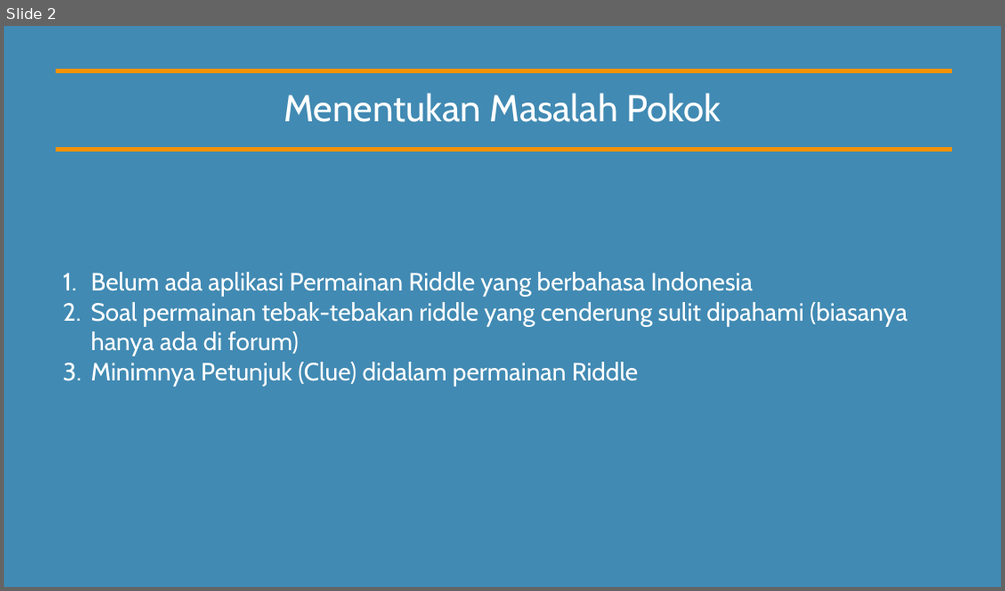
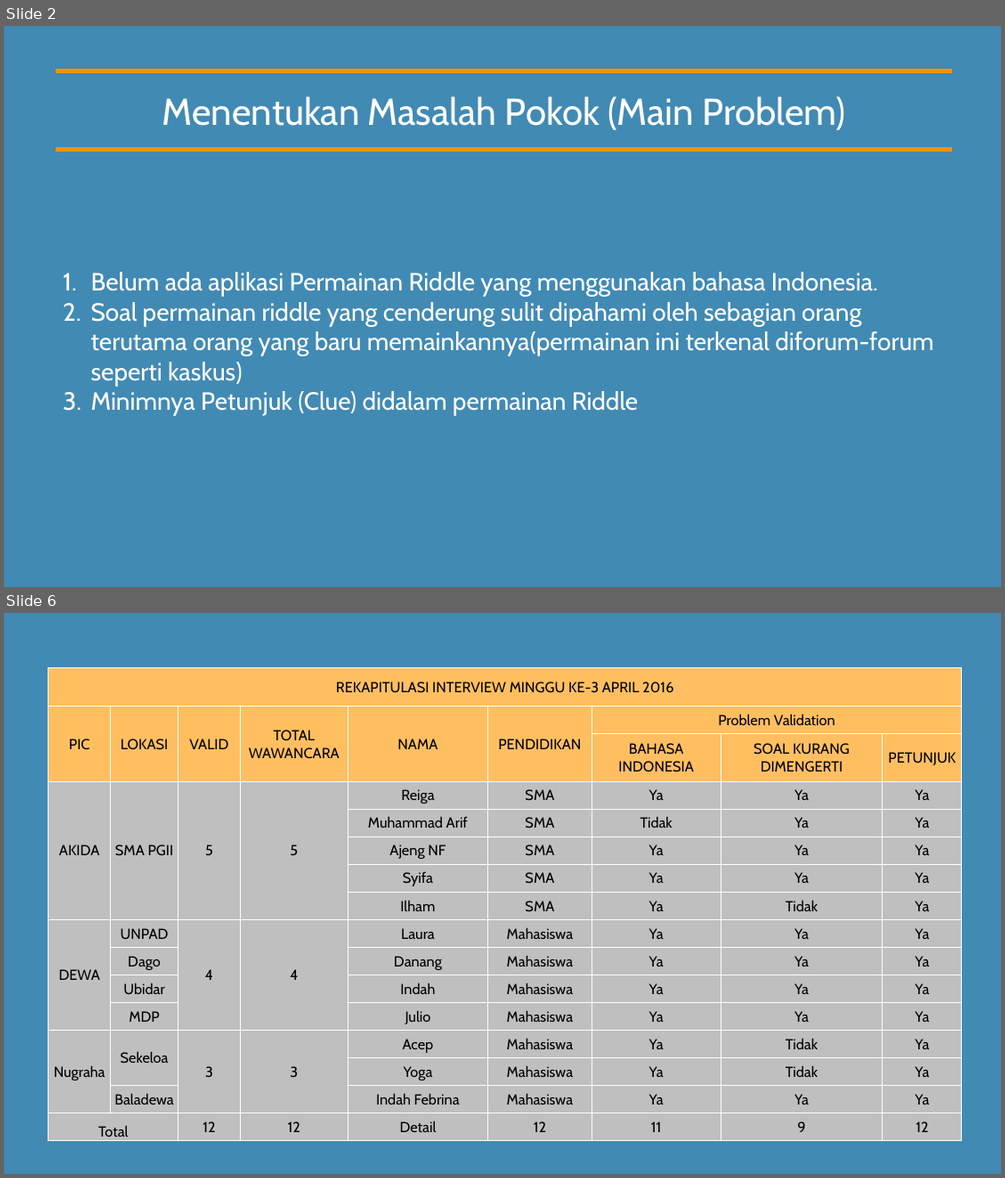
Before and after one commit to akidatawaka/Tugas-Besar-RPL2, a slide deck: Laporan/File powerpoint responsi pertama.pptx. Shown one above the other, each under a label of ours: slide 2 before the commit, slides 2 and 6 after it; the slides between them are not shown. The pictures are 1005x591 and 1005x1178 pixels, drawn with LibreOffice and Linux fonts; fonts in the diff are those of the drawing. Boxes give left, top, right and bottom in pixels: in the first picture for what was removed or moved away, otherwise in the second. Text is boxed around its words. In the diff, an @@ line names an element or a change of style, - is before the commit and + after.

```diff
--- a/Laporan/File powerpoint responsi pertama.pptx
+++ b/Laporan/File powerpoint responsi pertama.pptx
@@ slide 6 added at [4, 613, 1001, 1174], background #418AB3 @@
@@ table added at [48, 667, 962, 1144], 16 rows, 9 columns @@
+REKAPITULASI INTERVIEW MINGGU KE-3 APRIL 2016 |  |  |  |  |  |  |  | 
+PIC | LOKASI | VALID | TOTAL WAWANCARA | NAMA | PENDIDIKAN | Problem Validation |  | 
+ |  |  |  |  |  | BAHASA INDONESIA | SOAL KURANG DIMENGERTI | PETUNJUK
+AKIDA | SMA PGII | 5 | 5 | Reiga | SMA | Ya | Ya | Ya
+ |  |  |  | Muhammad Arif | SMA | Tidak | Ya | Ya
+ |  |  |  | Ajeng NF | SMA | Ya | Ya | Ya
+ |  |  |  | Syifa | SMA | Ya | Ya | Ya
+ |  |  |  | Ilham | SMA | Ya | Tidak | Ya
+DEWA | UNPAD | 4 | 4 | Laura | Mahasiswa | Ya | Ya | Ya
+ | Dago |  |  | Danang | Mahasiswa | Ya | Ya | Ya
+ | Ubidar |  |  | Indah | Mahasiswa | Ya | Ya | Ya
+ | MDP |  |  | Julio | Mahasiswa | Ya | Ya | Ya
+Nugraha | Sekeloa | 3 | 3 | Acep | Mahasiswa | Ya | Tidak | Ya
+ |  |  |  | Yoga | Mahasiswa | Ya | Tidak | Ya
+ | Baladewa |  |  | Indah Febrina | Mahasiswa | Ya | Ya | Ya
+Total |  | 12 | 12 | Detail | 12 | 11 | 9 | 12
@@ slide 2 changed as well @@
@@ subtitle at [162, 96, 846, 130]: text changed @@
-Menentukan Masalah Pokok
+Menentukan Masalah Pokok (Main Problem)
@@ text at [91, 272, 933, 386]: text changed @@
-1. Belum ada aplikasi Permainan Riddle yang berbahasa Indonesia
-2. Soal permainan tebak-tebakan riddle yang cenderung sulit dipahami (biasanya hanya ada di forum)
+1. Belum ada aplikasi Permainan Riddle yang menggunakan bahasa Indonesia.
+2. Soal permainan riddle yang cenderung sulit dipahami oleh sebagian orang terutama orang yang baru memainkannya(permainan ini terkenal diforum-forum seperti kaskus)
```
Also in this commit, not shown: 1 other slide changed, 7 other slides added, 19 other files.
